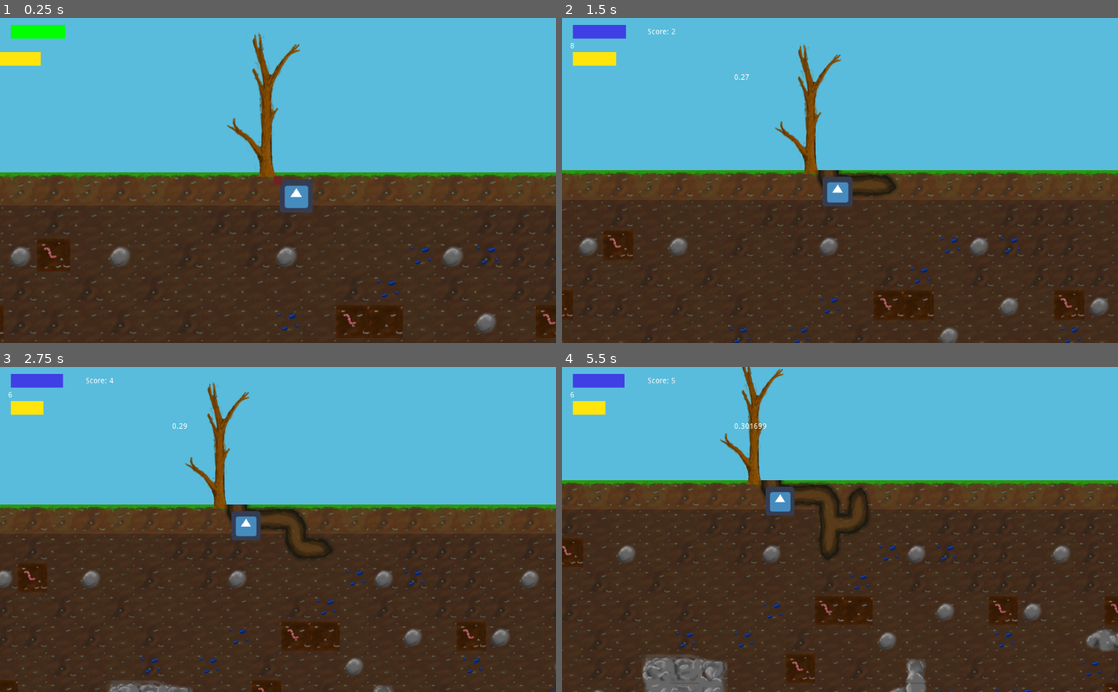
Above: before the commit, frames 1-4 (two rows, left to right).
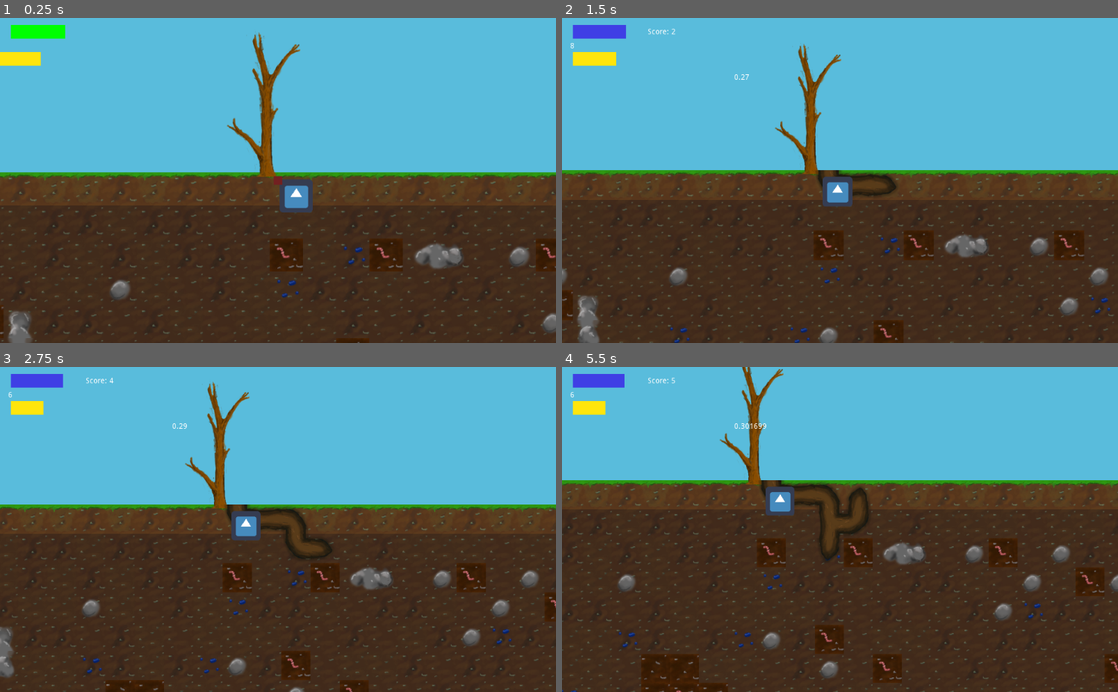
Above: after the commit, the same moments.

Repository: Sushperson/Tree-Simulator-2023
Game: Godot game, scene res://Scenes/World.tscn
Two runs of this game, one before a commit and one after it. Both use one fixed random seed, a clock stepped at 60 frames per second and the inputs below. The engine's default icon, where the game draws it, is replaced by a stand-in: a white triangle on a blue panel in a dark square.
Inputs:
- Up to frame 1 (0.25 s): no input
- Up to frame 2 (1.5 s): tap Enter (ui_accept) at 0.5, 0.77 s; hold D (right) 0.53-1.28 s; hold S (down) from 1.28 s (still down)
- Up to frame 3 (2.75 s): tap Enter (ui_accept) at 1.52 s; release S (down) at 2.03 s; hold D (right) from 2.03 s (still down)
- Up to frame 4 (5.5 s): release D (right) at 2.78 s; hold W (up) 2.78-3.53 s; tap Enter (ui_accept) at 3.02, 3.77, 4.52 s; hold A (left) 3.53-5.03 s; hold S (down) from 5.03 s (still down)

The runs differ from the first frame. In frame 1, 3.4% of the frame differs, in the area x 0-100%, y 48-100%; in frame 2, 3.9%; in frame 3, 4.3%; in frame 4, 5.9%, in the area x 0-100%, y 35-100%.

Commit message:
Can now set water usage dynamically

Diff:
--- a/Tree_sim/Scripts/Player.gd
+++ b/Tree_sim/Scripts/Player.gd
@@ -14,6 +14,8 @@
 var remaining_current_root_tiles = 10
 var rock_brakes_used = []
 var max_rock_brakes = 1
+
+var water_usage = 1.0
 # Called when the node enters the scene tree for the first time.
 func _ready():
 	pass # Replace with function body.
--- a/Tree_sim/Scripts/World.gd
+++ b/Tree_sim/Scripts/World.gd
@@ -259,15 +259,16 @@
 # grid coordinates
 func get_visible_rect():
 	var camera = get_node("Camera2D")
+	var cluster_size = get_node("RO_Grid").cluster_size
 	return Rect2(((camera.position - (get_viewport_rect().size / 2 * camera.target_zoom)) / tile_size).floor() - Vector2(1, 1),\
-				 (get_viewport_rect().size * camera.target_zoom / tile_size).ceil() + Vector2(2,2))
+				 (get_viewport_rect().size * camera.target_zoom / tile_size).ceil() + Vector2(cluster_size, cluster_size))
 
 func health():
 	var HUD = get_node("HUD")
 	var HpLabel = get_node("HUD/HpBar")
 	if HUD.hp_bar > 100:
 		HUD.hp_bar = 100
-	HUD.hp_bar -= 1
+	HUD.hp_bar -= player.water_usage
 	HpLabel.set_text("HP: " + str(HUD.hp_bar))
 
 
